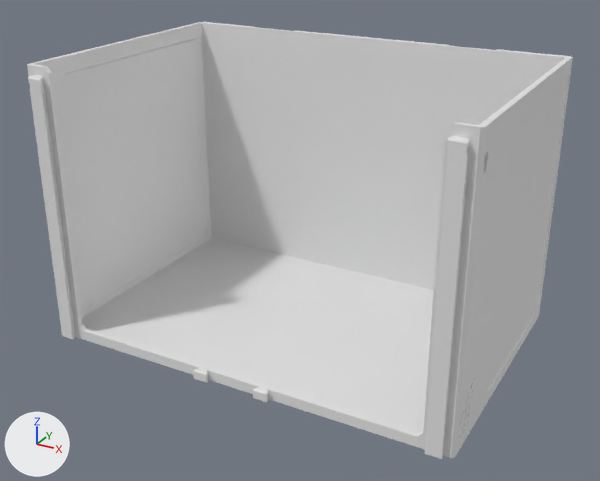
The glTF model parts/115/DecorDrawer_115-2W-2H.lib.glb as it was, and as the next commit left it.
The view is the same before and after, from a 50 mm camera at (141.0, -259.0, 166.0) aimed at (2.0, -6.0, 39.0). Lighting does not change. The marker at lower left points along +X, +Y and +Z. The picture after the commit comes second. Where no turn or scale is listed for an object, it has been applied to the vertices. Vertices at exactly the same position are counted once.

Names of what the first picture shows: 'DecorDrawer_115-2W-2H'.
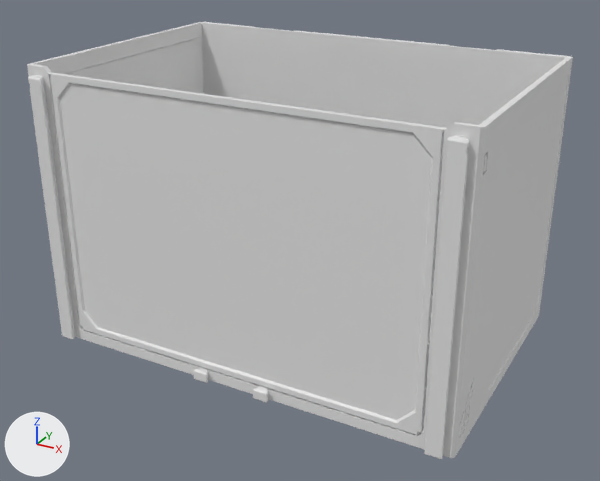
Location of each change, [x1, y1, x2, y2] in pixels of the pictures (600 x 481 px):
part 1 of me_decordrawer_115_2w_2h, added
    after: [483, 154, 488, 172]
part 2 of me_decordrawer_115_2w_2h, built on
    before: [464, 392, 489, 430]
    after: [50, 74, 489, 455]

What the commit changed:
me_decordrawer_115_2w_2h is used by ob_decordrawer_115_2w_2h; location (0.0, 0.0, 53.0).
me_decordrawer_115_2w_2h had 669 vertices, 1342 faces and spanned x -82.0..82.0, y -55.0..55.0, z -53.0..53.0.
me_decordrawer_115_2w_2h now has 957 vertices, 1930 faces and spans x -82.0..82.0, y -55.0..55.0, z -53.0..53.0.
me_decordrawer_115_2w_2h part 1: a new loose piece of 24 vertices spanning x 80.0..82.0, y -49.0..-46.0, z 40.0..44.0.
me_decordrawer_115_2w_2h part 2: 25 vertices moved within x 81.0..82.0, y -45.0..-40.0, z -48.0..-44.0; 240 vertices added at x -71.0..82.0, y -52.0..-41.0, z -49.0..51.0.
Other edits to the shape of me_decordrawer_115_2w_2h do not show in these pictures.
